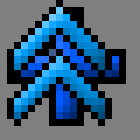
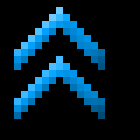
The second 140×140 image is a revision of the first. Changes to its layers:
showed "Layer 6" over box(7, 0, 112, 126)
renamed "Group 1" to "Plus Sign", hid the group it (3 layers) over box(7, 7, 126, 126)
renamed "Layer 1" to "Background", painted on it over box(0, 0, 140, 140)
